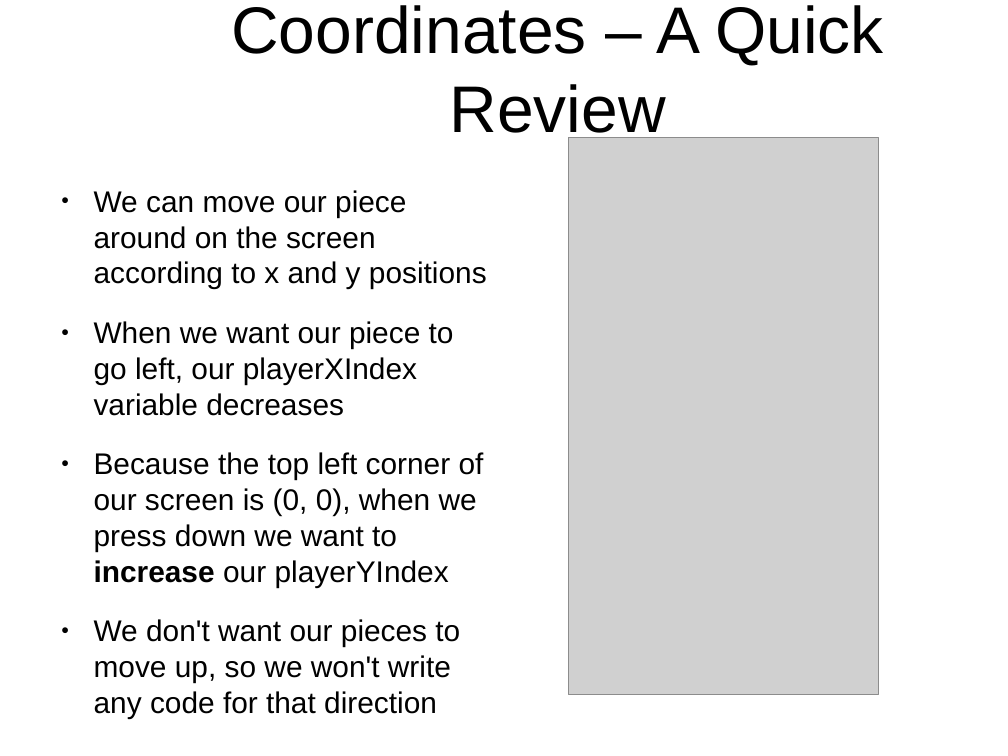
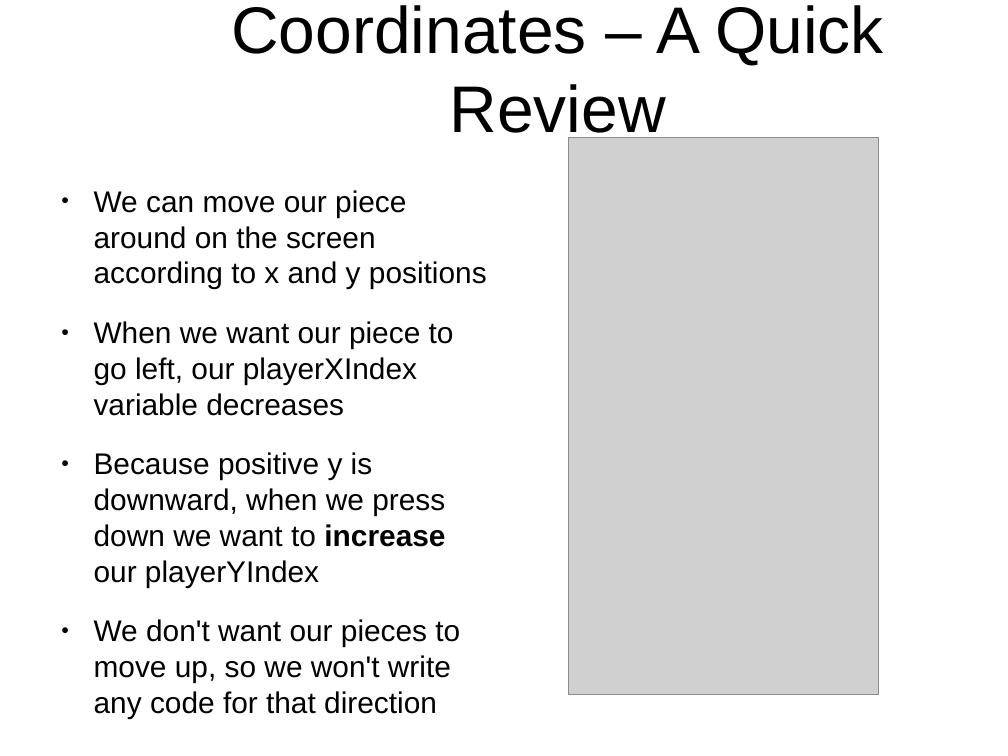
Before and after one commit to originalgrego/Webtris, a slide deck: slide 14 of Webtris - Explorathon 2016.odp (slide 13 before the commit). Drawn at 1008x756 pixels with LibreOffice and Linux fonts; fonts in the diff are those of the drawing; grey boxes stand for pictures; background and template pictures are left out. Boxes give left, top, right and bottom in pixels: in the first picture for what was removed or moved away, otherwise in the second. Text is boxed around its words. In the diff, an @@ line names an element or a change of style, - is before the commit and + after.

```diff
--- a/Webtris - Explorathon 2016.odp
+++ b/Webtris - Explorathon 2016.odp
@@ text at (94,452,445,587): text changed @@
-● Because the top left corner of our screen is (0, 0), when we press down we want to increase our playerYIndex
+● Because positive y is downward, when we press down we want to increase our playerYIndex
```
Also in this commit, not shown: 11 other slides changed, 1 slide added, 1 other file.
